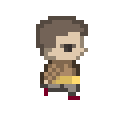
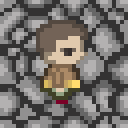
Layers edited between the first and the second 128×128 image:
hid "Camada 3 copiar", painted on it over left=36, top=16, right=88, bottom=100
showed "Camada 1", painted on it over left=36, top=20, right=88, bottom=104
renamed "Camada 2" to "Layer 1", showed it, painted on it over left=0, top=0, right=128, bottom=128
